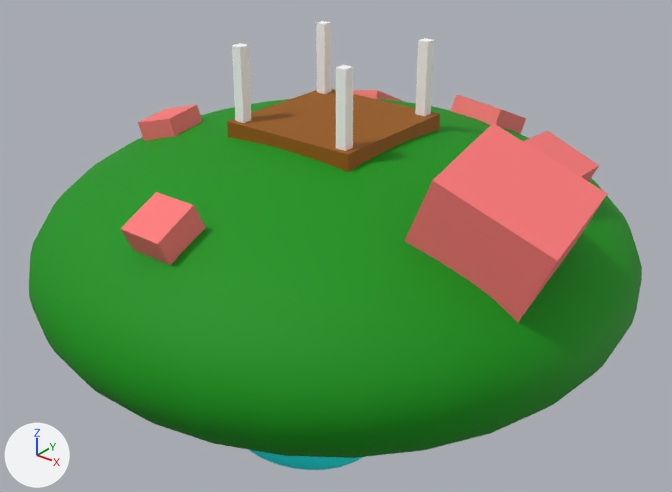
What one commit did to the FBX model Assets/Stage/Home/Home.fbx.
Camera for both pictures: a 50 mm lens placed at (0.327, -0.408, 0.252), pointed at (0.001, 0.0, -0.001). Every picture has the same lights, and +X, +Y and +Z are marked at lower left. Where no turn or scale is listed for an object, it has been applied to the vertices.
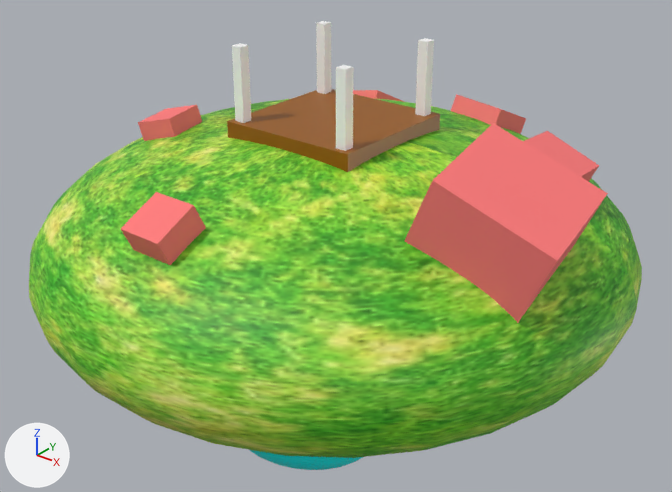
Diff of the bpy script that builds the scene:
```diff
--- a/Assets/Stage/Home/Home.fbx.py
+++ b/Assets/Stage/Home/Home.fbx.py
@@ img_home_ground_jpg @@
+img_home_ground_jpg = load_image('Home_Ground.jpg', 'Home_Ground.jpg', 453, 340, 'sRGB')
@@ mat_phong1 @@
 mat_phong1 = principled_material('phong1')
-mat_phong1.base_color = (0.0, 0.294, 0.0)  # green #009400
-mat_phong1.roughness = 0.753
+mat_phong1.texture = img_home_ground_jpg
+mat_phong1.roughness = 0.547
@@ mat_phong2 @@
 mat_phong2.base_color = (0.312, 0.0996, 0.0)  # brown #985900
-mat_phong2.roughness = 0.739
+mat_phong2.roughness = 0.451
```

Pixel boxes [x1, y1, x2, y2] of what changed, in the pictures (672 x 492 px):
'pCube6', surface changed
    both: [29, 66, 642, 466]
